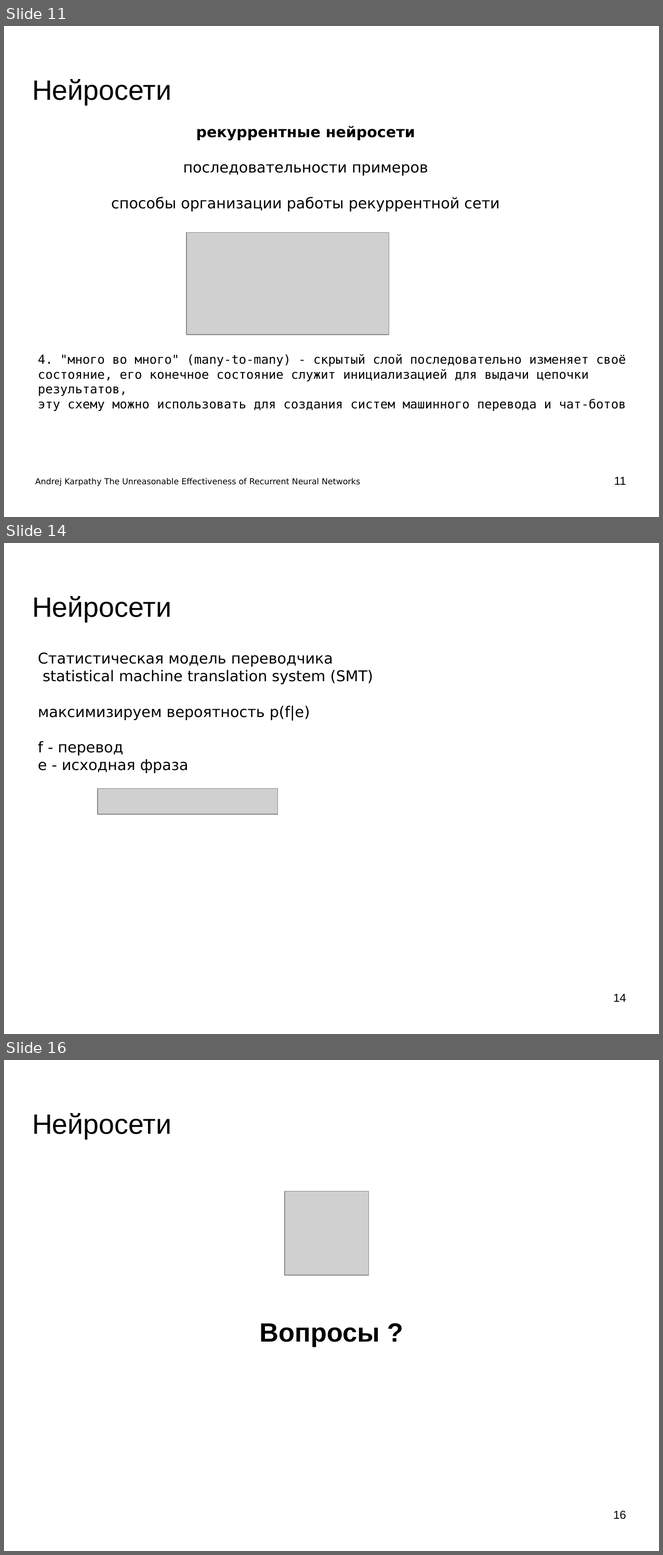
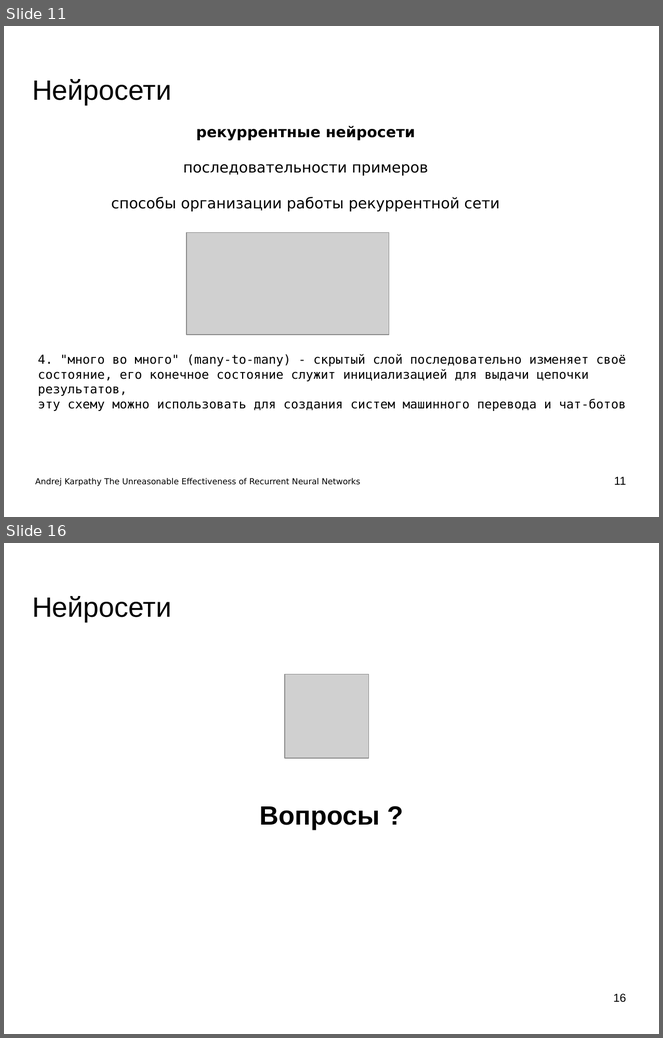
Before and after one commit to mechanoid5/ml_lectorium_legacy, a slide deck: 22-translator.odp. Shown one above the other, each under a label of ours: slides 11, 14 and 16 before the commit, slides 11 and 16 after it; the slides between them are not shown. The pictures are 663x1555 and 663x1038 pixels, drawn with LibreOffice and Linux fonts; fonts in the diff are those of the drawing; grey boxes stand for pictures; background and template pictures are left out. Boxes give left, top, right and bottom in pixels: in the first picture for what was removed or moved away, otherwise in the second. Text is boxed around its words. In the diff, an @@ line names an element or a change of style, - is before the commit and + after.

```diff
--- a/22-translator.odp
+++ b/22-translator.odp
@@ slide 14 removed at bbox=[4, 543, 659, 1034], background picture (left out) @@
@@ title removed at bbox=[32, 596, 171, 622] @@
-Нейросети
@@ text removed at bbox=[38, 652, 373, 773] @@
-Статистическая модель переводчика
-statistical machine translation system (SMT)
-максимизируем вероятность p(f|e)
-f - перевод
-e - исходная фраза
@@ picture removed at bbox=[98, 789, 278, 815] @@
@@ page number removed at bbox=[613, 994, 626, 1002] @@
-14
```
Also in this commit, not shown: 3 slides changed, 1 slide added, 1 other slide removed, 3 other files.
